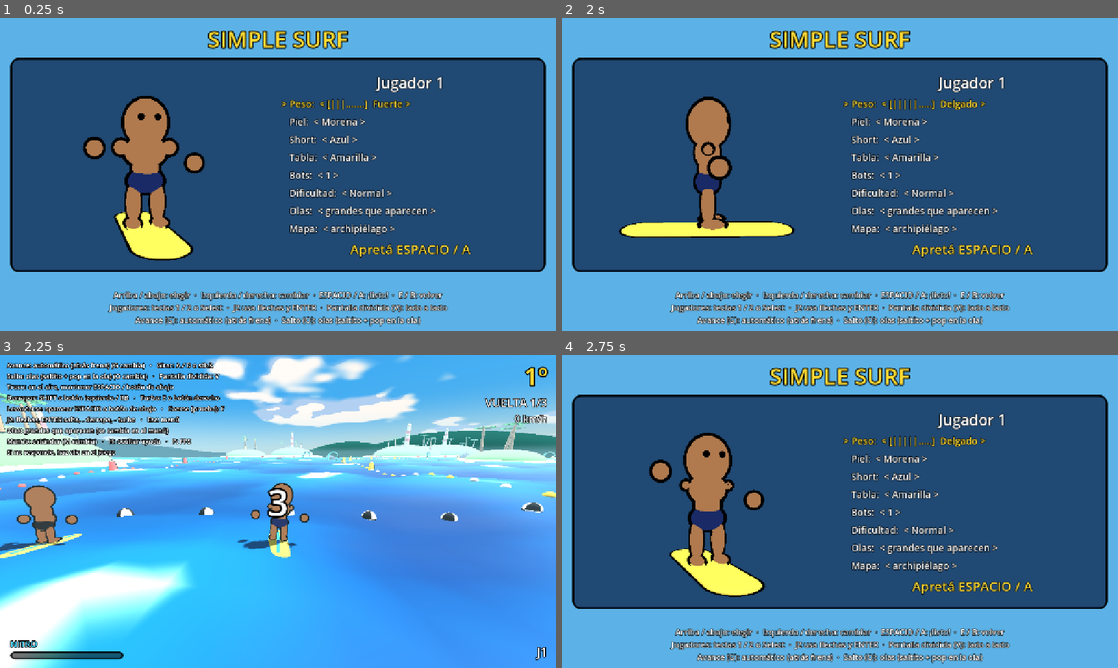
Above: before the commit, frames 1-4 (two rows, left to right).
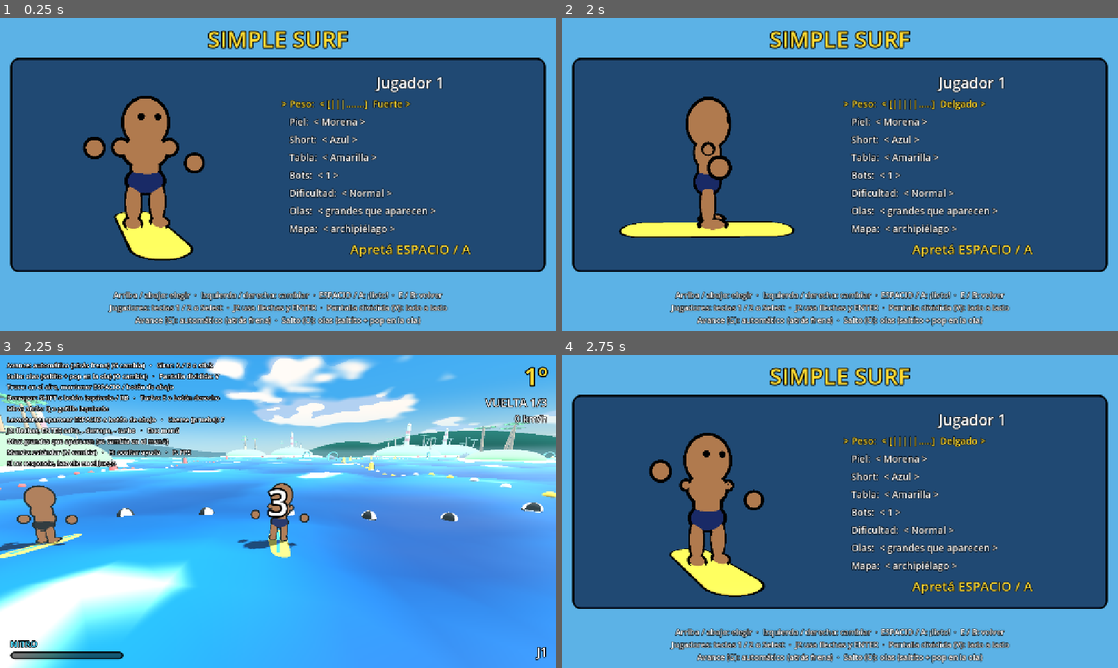
Above: after the commit, the same moments.

Repository: asimplesurfer/simplesurf
Game: Godot game, scene res://ui/menus/character_select.tscn
Same seed, same stepped clock (60 frames per second), same inputs: the game is played once before the commit and once after it.
Inputs (mouse positions are in pixels of both pictures, inside the frame that each line leads up to):
- Up to frame 1 (0.25 s): no input
- Up to frame 2 (2 s): tap Enter at 0.5 s; move the mouse to (962, 158) at 0.52 s; hold D (p1_right) 0.53-1.25 s; tap Q (p1_look_back, bound only after the commit) at 0.6 s; click (962, 158) at 0.67 s; tap C at 0.8 s; drag from (728, 190) to (812, 237) at 1.27 s
- Up to frame 3 (2.25 s): move the mouse to (333, 442) at 2.02 s; hold D (p1_right) from 2.03 s (still down); hold Space (p1_a) from 2.03 s (still down)
- Up to frame 4 (2.75 s): keep holding D (p1_right); keep holding Space (p1_a); tap C at 2.3 s

Frames 1-2 are identical in both runs. In frame 3, 3.0% of the frame differs, in the area x 1-41%, y 16-37%; in frame 4, nothing differs.

Commit message:
Mirar hacia atrás con el gatillo izquierdo (Q / , en teclado)
Co-Authored-By: Claude Opus 5.5 <noreply@anthropic.com>
Claude-Session: https://claude.ai/code/session_0158oNfJa2g5qsqyuATh8Mjh

Diff:
--- a/core/camera/chase_camera.gd
+++ b/core/camera/chase_camera.gd
@@ -21,6 +21,9 @@
 ## cada ola) y todo en el aire (para no perderlo cuando sube mucho).
 var _follow_y: float = 0.6
 
+## Mirando hacia atrás (gatillo izquierdo): la cámara pasa adelante del Rider.
+var looking_back: bool = false
+
 const BASE_FOV := 70.0
 const BOOST_FOV := 82.0
 
@@ -42,7 +45,13 @@
 	var follow_target := 0.6 if target.grounded else 1.0
 	_follow_y = lerpf(_follow_y, follow_target, 1.0 - exp(-3.0 * delta))
 	var w := 1.0 - exp(-follow_sharpness * minf(delta, 0.1))
+	var back := target.input != null and target.input.look_back and not target.is_fallen()
 	var desired := _desired_position()
+	if back != looking_back:
+		# Corte directo (si no, la cámara atravesaría al personaje).
+		looking_back = back
+		desired = _desired_position()
+		global_position = desired
 	global_position = global_position.lerp(desired, w)
 	# En el aire, la altura se sigue más rápido para que no se escape de cuadro.
 	if not target.grounded:
@@ -65,6 +74,9 @@
 	var h := fallen_height if fallen else height
 	var base := target.global_position
 	base.y *= _follow_y
+	if looking_back:
+		# Adelante del Rider, mirando hacia atrás (un poco más alta para ver a los de atrás).
+		return base + target.forward() * dist + Vector3.UP * (h + 0.4)
 	return base - target.forward() * dist + Vector3.UP * h
 
 
--- a/core/controllers/player_controller.gd
+++ b/core/controllers/player_controller.gd
@@ -100,6 +100,7 @@
 	input.trick = Input.is_action_pressed(_prefix + "a")
 	input.drift = Input.is_action_pressed(_prefix + "drift")
 	input.turbo = Input.is_action_pressed(_prefix + "b")
+	input.look_back = Input.is_action_pressed(_prefix + "look_back")
 	input.jump_pressed = _pending_mash > 0
 	input.mash_presses = _pending_mash
 	input.debug_fall = _pending_debug_fall
--- a/core/input/input_setup.gd
+++ b/core/input/input_setup.gd
@@ -27,6 +27,8 @@
 		"left": JOY_BUTTON_X,
 		"top": JOY_BUTTON_Y,
 		"rb": JOY_BUTTON_RIGHT_SHOULDER,
+		# El gatillo izquierdo en los mandos estándar es un eje (se agrega aparte).
+		"lt": -1,
 		"start": JOY_BUTTON_START,
 		"select": JOY_BUTTON_BACK,
 	},
@@ -36,6 +38,7 @@
 		"left": 3,
 		"top": 0,
 		"rb": 5,
+		"lt": 6,
 		"start": 9,
 		"select": 8,
 	},
@@ -47,6 +50,7 @@
 	"b": ["right"],
 	"drift": ["left", "rb"],
 	"debug_fall": ["top"],
+	"look_back": ["lt"],
 	"start": ["start"],
 	"select": ["select"],
 }
@@ -62,6 +66,7 @@
 		"drift": [KEY_SHIFT, KEY_L],
 		"b": [KEY_E, KEY_K],
 		"debug_fall": [KEY_F],
+		"look_back": [KEY_Q],
 	},
 }
 const KEYBOARD_2P := {
@@ -74,6 +79,7 @@
 		"drift": [KEY_SHIFT],
 		"b": [KEY_E],
 		"debug_fall": [KEY_F],
+		"look_back": [KEY_Q],
 	},
 	1: {
 		"left": [KEY_LEFT],
@@ -84,6 +90,7 @@
 		"drift": [KEY_PERIOD, KEY_KP_1],
 		"b": [KEY_SLASH, KEY_KP_2],
 		"debug_fall": [KEY_BACKSPACE],
+		"look_back": [KEY_COMMA],
 	},
 }
 
@@ -115,6 +122,8 @@
 	_joy_button(p + "right", device, JOY_BUTTON_DPAD_RIGHT)
 	_joy_button(p + "up", device, JOY_BUTTON_DPAD_UP)
 	_joy_button(p + "down", device, JOY_BUTTON_DPAD_DOWN)
+	# Mirar atrás: gatillo izquierdo (eje en los mandos estándar).
+	_joy_axis(p + "look_back", device, JOY_AXIS_TRIGGER_LEFT, 1.0)
 	set_pad_layout(player_index, PadLayout.STANDARD)
 
 	if player_index == 0:
@@ -156,7 +165,9 @@
 			if ev is InputEventJoypadButton:
 				InputMap.action_erase_event(action_name, ev)
 		for role in BUTTON_ROLES[action]:
-			_joy_button(action_name, device, PAD_BUTTONS[layout][role])
+			var button: int = PAD_BUTTONS[layout][role]
+			if button >= 0:
+				_joy_button(action_name, device, button)
 
 
 ## Adivina la distribución del mando. En el navegador, los mandos que no se
--- a/core/rider/rider_input.gd
+++ b/core/rider/rider_input.gd
@@ -19,3 +19,6 @@
 var mash_presses: int = 0
 ## Tecla de prueba para tirarse de la tabla.
 var debug_fall: bool = false
+
+## Mirar hacia atrás (gatillo izquierdo / Q): solo cambia la cámara.
+var look_back: bool = false
--- a/tests/run_tests.gd
+++ b/tests/run_tests.gd
@@ -113,6 +113,7 @@
 	await _test_get_up()
 	await _test_throttle_and_steer()
 	await _test_jump_and_tricks()
+	await _test_look_back()
 	await _test_drift()
 	await _test_swells()
 	await _test_wave_jump()
@@ -1084,6 +1085,33 @@
 	await _wait(4.0)
 
 
+func _test_look_back() -> void:
+	print("Mirar atrás:")
+	var cam := (_main.get_node("Views") as SplitScreen).cameras[0]
+	await _wait(0.5)
+	var f := _rider.forward()
+	var behind := (cam.global_position - _rider.global_position).dot(f) < 0.0
+	_check(behind, "la cámara va detrás del personaje")
+	_set_action(&"p1_look_back", true)
+	await _wait(0.3)
+	f = _rider.forward()
+	var ahead := (cam.global_position - _rider.global_position).dot(f) > 2.0
+	_check(ahead and cam.looking_back, "con el gatillo izquierdo / Q la cámara mira hacia atrás")
+	_set_action(&"p1_look_back", false)
+	await _wait(0.3)
+	f = _rider.forward()
+	_check(
+		(cam.global_position - _rider.global_position).dot(f) < 0.0 and not cam.looking_back,
+		"al soltar vuelve a mirar hacia adelante"
+	)
+	_check(InputMap.has_action(&"p1_look_back"), "existe la acción de mirar atrás")
+	var has_trigger := false
+	for ev in InputMap.action_get_events(&"p1_look_back"):
+		if ev is InputEventJoypadMotion and (ev as InputEventJoypadMotion).axis == JOY_AXIS_TRIGGER_LEFT:
+			has_trigger = true
+	_check(has_trigger, "el gatillo izquierdo del mando mira atrás")
+
+
 func _test_drift() -> void:
 	print("Derrape:")
 	_check(_rider.speed > 6.0, "va rápido antes de derrapar (%.1f)" % _rider.speed)
--- a/ui/hud/hud.gd
+++ b/ui/hud/hud.gd
@@ -242,6 +242,7 @@
 		+ "Salto: %s (O cambia)   ·   Pantalla dividida: V\n" % GameSettings.jump_style_name()
 		+ "Truco: en el aire, mantener ESPACIO / botón de abajo\n"
 		+ "Derrapar: SHIFT o botón izquierdo / RB   ·   Turbo: E o botón derecho\n"
+		+ "Mirar atrás: Q o gatillo izquierdo\n"
 		+ "Levantarse: spamear ESPACIO o botón de abajo   ·   Caerse (prueba): F\n"
 		+ "J2: flechas, ENTER salta, . derrapa, - turbo   ·   Esc: menú\n"
 		+ "Olas: %s (se cambia en el menú)\n" % GameSettings.wave_mode_name()
Not shown, changed: COMO_PROBAR.md
